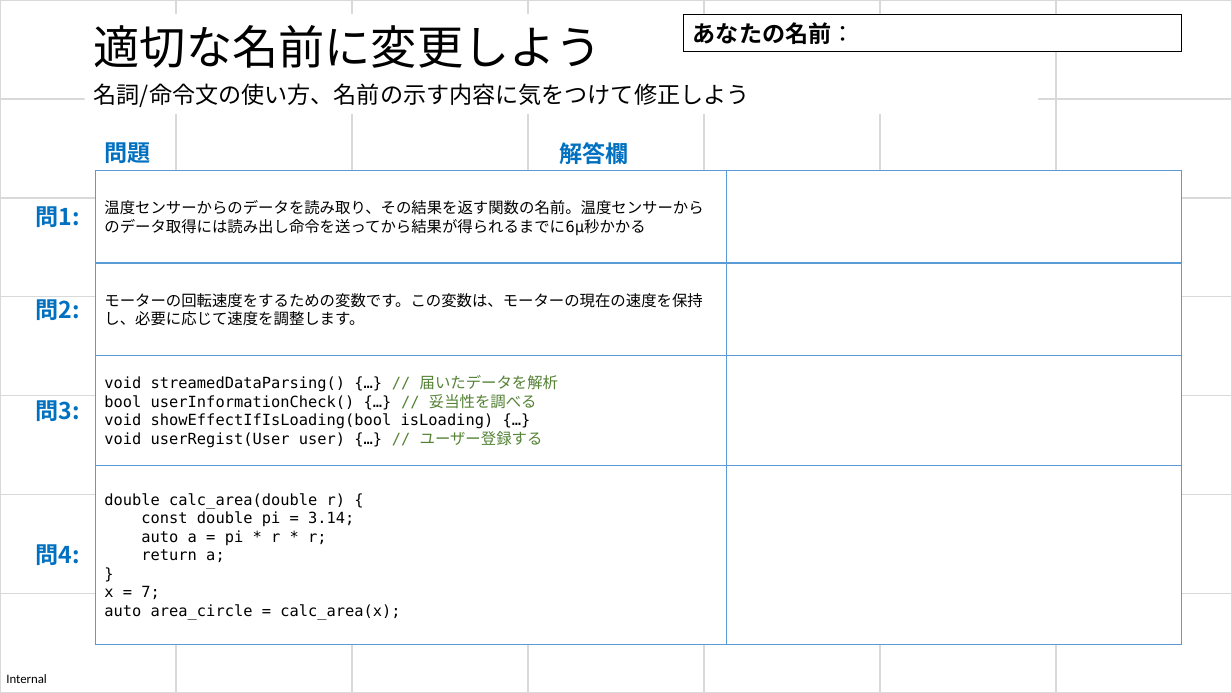
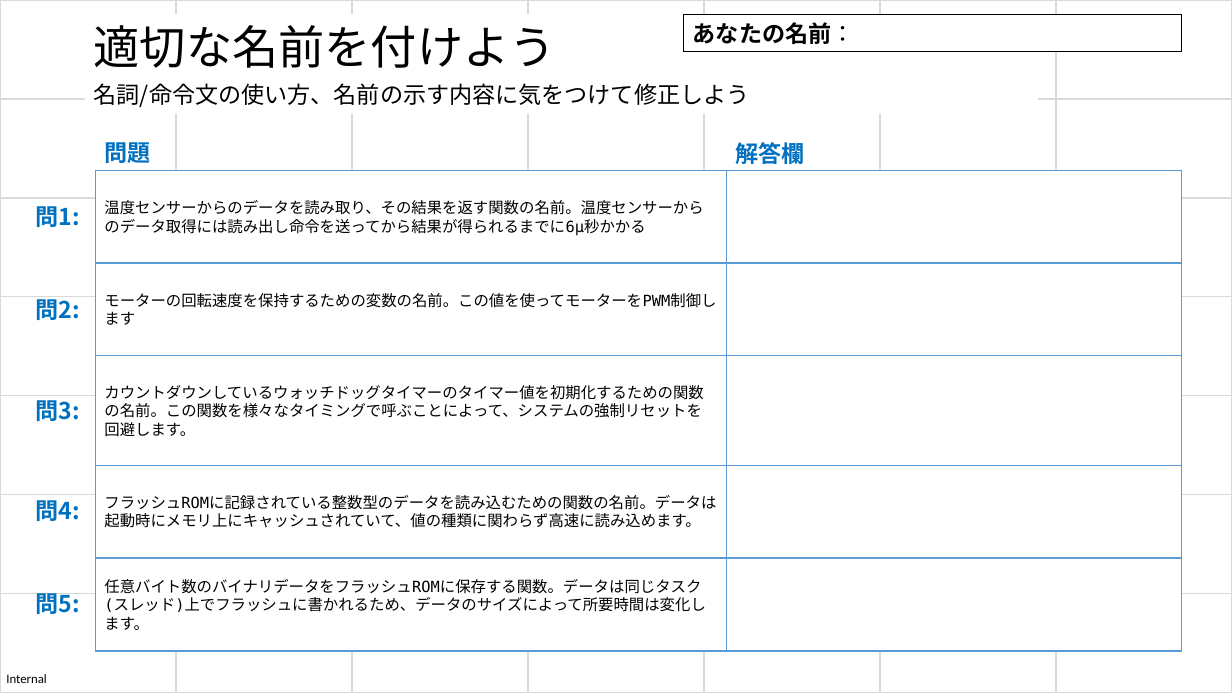
Before and after one commit to hirohitokato/DesigningKatas, a slide deck: slide 1 of 02-practical/exercises/14-naming-3_4.pptx. Drawn at 1232x693 pixels with LibreOffice and Linux fonts; fonts in the diff are those of the drawing. Boxes give left, top, right and bottom in pixels: in the first picture for what was removed or moved away, otherwise in the second. Text is boxed around its words. In the diff, an @@ line names an element or a change of style, - is before the commit and + after.

Commit message:
Update docs

```diff
--- a/02-practical/exercises/14-naming-3_4.pptx
+++ b/02-practical/exercises/14-naming-3_4.pptx
@@ text at (x1=94, y1=25, x2=556, y2=68): text changed @@
-適切な名前に変更しよう
+適切な名前を付けよう
@@ text "解答欄" moved from (x1=560, y1=138, x2=629, y2=167) to (x1=736, y1=138, x2=805, y2=167) @@
@@ text in rectangle at (x1=104, y1=293, x2=716, y2=308): text changed @@
-モーターの回転速度をするための変数です。この変数は、モーターの現在の速度を保持し、必要に応じて速度を調整します。
+モーターの回転速度を保持するための変数の名前。この値を使ってモーターをPWM制御します
@@ text in rectangle at (x1=104, y1=385, x2=703, y2=437): text changed @@
-void streamedDataParsing() {…} // 届いたデータを解析
-bool userInformationCheck() {…} // 妥当性を調べる
-void showEffectIfIsLoading(bool isLoading) {…}
-void userRegist(User user) {…} // ユーザー登録する
+カウントダウンしているウォッチドッグタイマーのタイマー値を初期化するための関数の名前。この関数を様々なタイミングで呼ぶことによって、システムの強制リセットを回避します。
@@ rectangle "フラッシュROMに記録されている整数型のデータを読み込むための関数の名前。データは起動時にメモリ上にキャッシュされていて ..." resized from (x1=95, y1=466, x2=726, y2=645) to (x1=95, y1=466, x2=726, y2=558) @@
@@ rectangle resized from (x1=726, y1=466, x2=1182, y2=645) to (x1=726, y1=466, x2=1182, y2=558) @@
@@ text "問4:" moved from (x1=36, y1=544, x2=80, y2=565) to (x1=36, y1=500, x2=80, y2=521) @@
@@ text in rectangle at (x1=104, y1=495, x2=716, y2=528): text changed @@
-double calc_area(double r) {
-const double pi = 3.14;
-auto a = pi * r * r;
-return a;
-}
-x = 7;
-auto area_circle = calc_area(x);
+フラッシュROMに記録されている整数型のデータを読み込むための関数の名前。データは起動時にメモリ上にキャッシュされていて、値の種類に関わらず高速に読み込めます。
@@ rectangle added at (x1=95, y1=559, x2=726, y2=652), fill #FFFFFF, outline #5B9BD5 1 pt, 12 pt, text #000000 @@
+任意バイト数のバイナリデータをフラッシュROMに保存する関数。データは同じタスク(スレッド)上でフラッシュに書かれるため、データのサイズによって所要時間は変化します。
@@ rectangle added at (x1=726, y1=559, x2=1182, y2=652), fill #FFFFFF, outline #5B9BD5 1 pt @@
@@ text added at (x1=36, y1=593, x2=80, y2=614), 18 pt, text #0070C0, bold @@
+問5:
```
